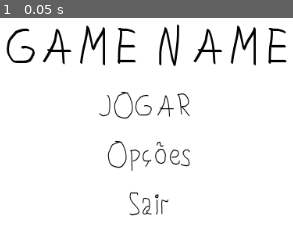
Above: before the commit, frame 1.
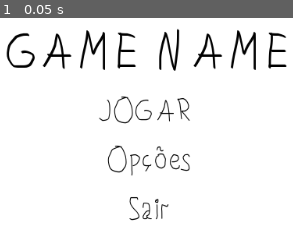
Above: after the commit, the same moment.

Repository: Tsumefuy/project-gamejam
Game: Godot game, scene res://Menu.tscn
Same seed, same stepped clock (60 frames per second), same inputs: the game is played once before the commit and once after it.
Inputs:
- Up to frame 1 (0.05 s): no input

The runs differ from the first frame. In frame 1, 8.5% of the frame differs, in the area x 2-98%, y 2-98%.

Commit message:
Ajustes menu

Diff:
--- a/Menu.tscn
+++ b/Menu.tscn
@@ -32,9 +32,9 @@
 anchor_right = 0.5
 anchor_bottom = 0.5
 margin_left = -256.0
-margin_top = -156.0
+margin_top = -150.0
 margin_right = 256.0
-margin_bottom = 144.0
+margin_bottom = 150.0
 
 [node name="Label" type="Label" parent="VBoxContainer"]
 margin_right = 512.0
